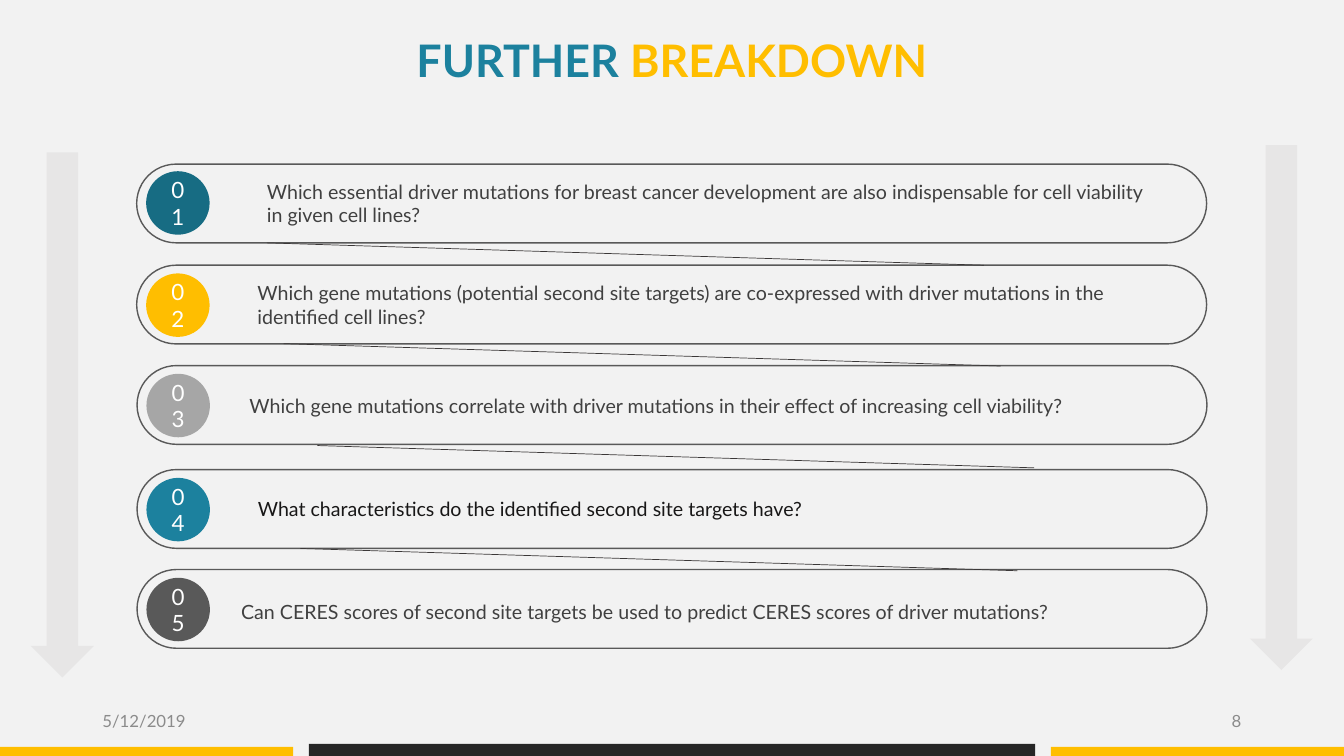
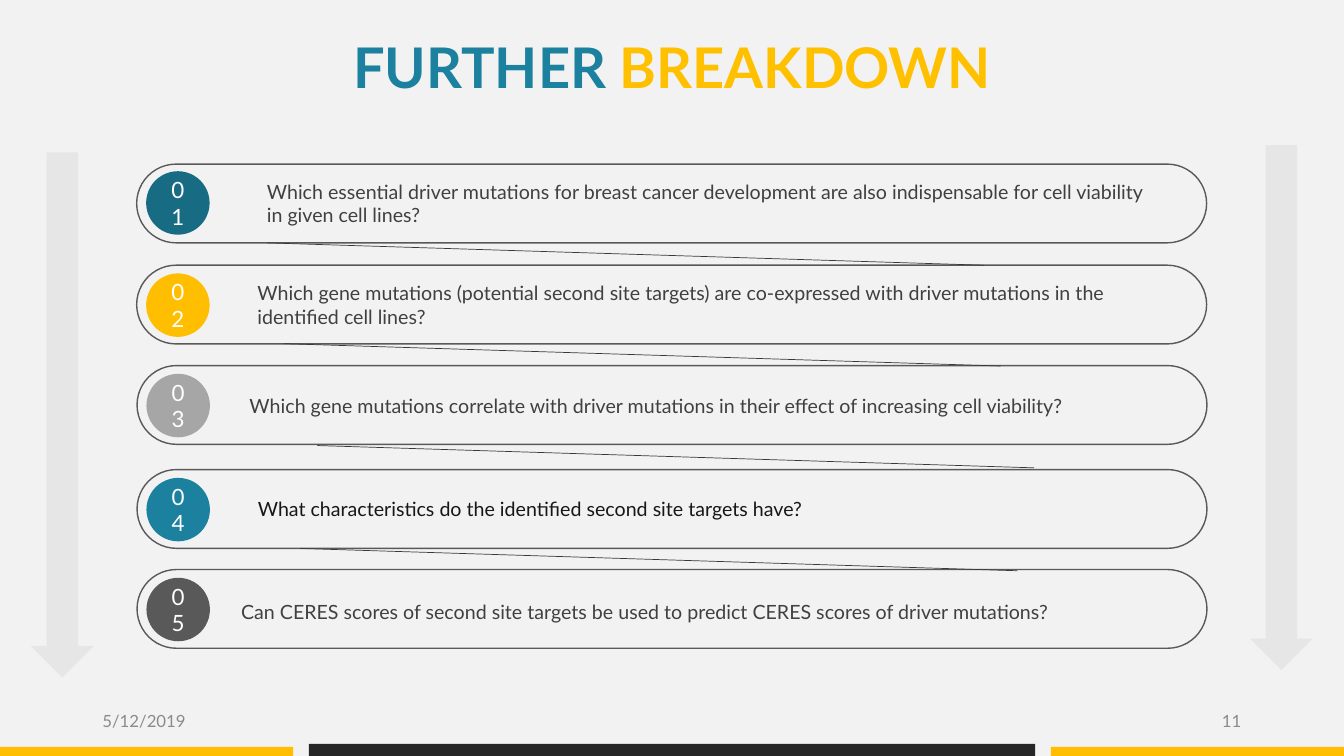
Before and after one commit to datascience-mobi/group-04-project-1-4, a slide deck: slide 11 of Project proposal_presentation_V1.pptx (slide 8 before the commit). Drawn at 1344x756 pixels with LibreOffice and Linux fonts; fonts in the diff are those of the drawing. Boxes give left, top, right and bottom in pixels: in the first picture for what was removed or moved away, otherwise in the second. Text is boxed around its words. In the diff, an @@ line names an element or a change of style, - is before the commit and + after.

```diff
--- a/Project proposal_presentation_V1.pptx
+++ b/Project proposal_presentation_V1.pptx
@@ text "FURTHER BREAKDOWN" at bbox=[353, 47, 991, 89]: size 32 to 40 pt; text colour #FFBE00 to #FFC000 in "BREAKDOWN" @@
@@ page number at bbox=[1222, 715, 1241, 727]: text changed @@
-8
+11
```
Also in this commit, not shown: 5 other slides changed, 3 slides added, 3 slides removed.
